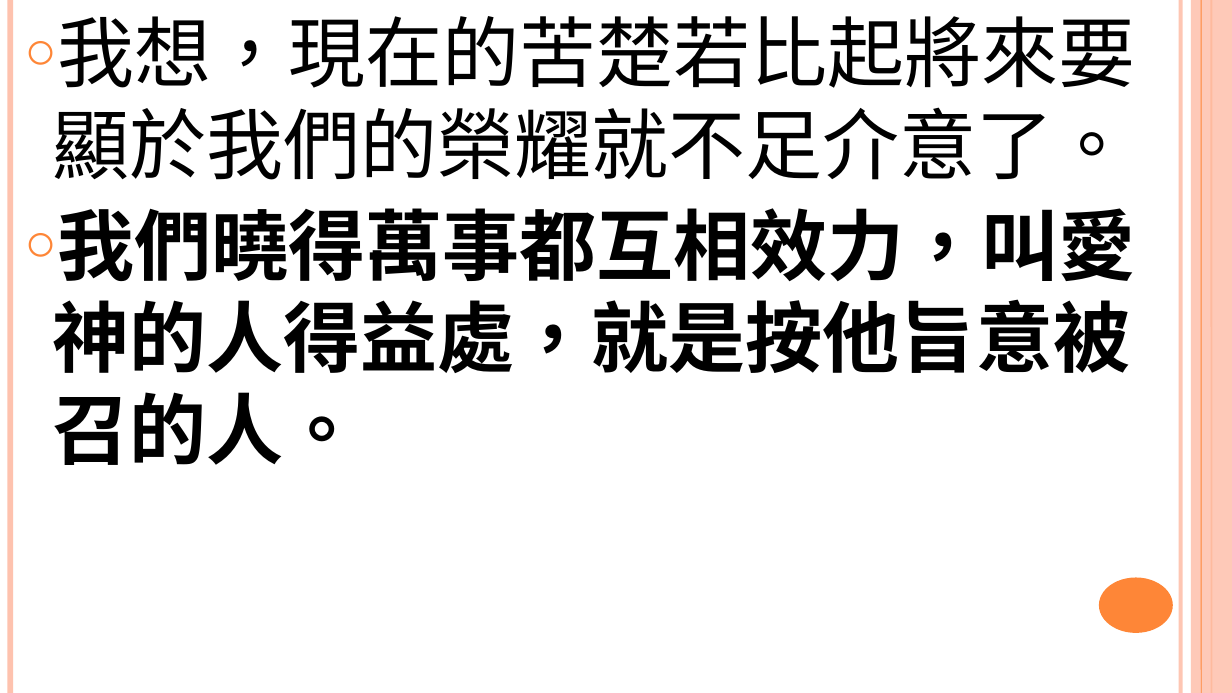
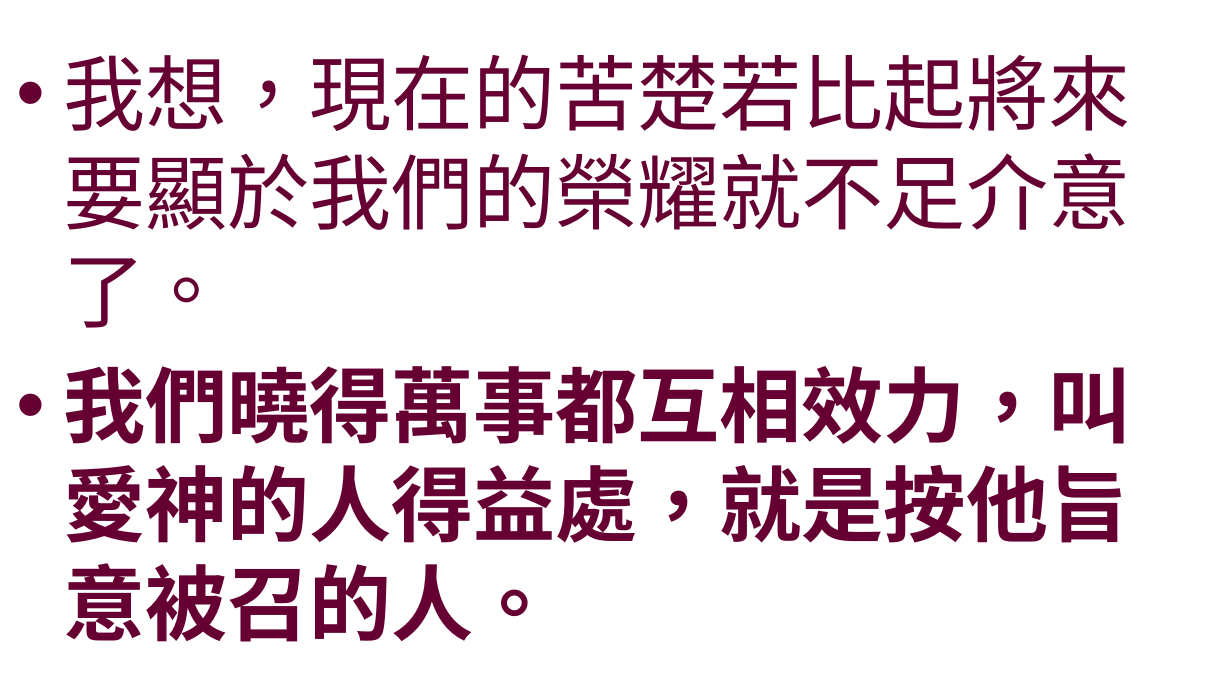
Before and after one commit to batisuoc/worship-resources, a slide deck: slide 2 of 64得勝確據.pptx. Drawn at 1232x693 pixels with LibreOffice and Linux fonts; fonts in the diff are those of the drawing; background and template pictures are left out. Boxes give left, top, right and bottom in pixels: in the first picture for what was removed or moved away, otherwise in the second. Text is boxed around its words. In the diff, an @@ line names an element or a change of style, - is before the commit and + after.

```diff
--- a/64得勝確據.pptx
+++ b/64得勝確據.pptx
@@ text "我想，現在的苦楚若比起將來要顯於我們的榮耀就不足介意了。" moved from (x1=52, y1=16, x2=1135, y2=465) to (x1=63, y1=54, x2=1130, y2=642) @@
@@ text "我想，現在的苦楚若比起將來要顯於我們的榮耀就不足介意了。" at (x1=63, y1=54, x2=1130, y2=642): size 60 to 64 pt, font Noto Sans CJK TC to Noto Sans CJK SC, text colour #000000 to #660033; bullet ○ to •; more space between paragraphs; vertical alignment top to middle @@
@@ line removed from (10, 0) to (10, 693) @@
@@ line removed from (1181, 0) to (1181, 693) @@
@@ rectangle removed at (x1=1191, y1=0, x2=1232, y2=693) @@
@@ line removed from (1202, 0) to (1202, 693) @@
@@ line removed from (1212, 0) to (1212, 693) @@
@@ ellipse removed at (x1=1099, y1=578, x2=1173, y2=633) @@
```
Also in this commit, not shown: 5 other slides changed, 1 slide added.
